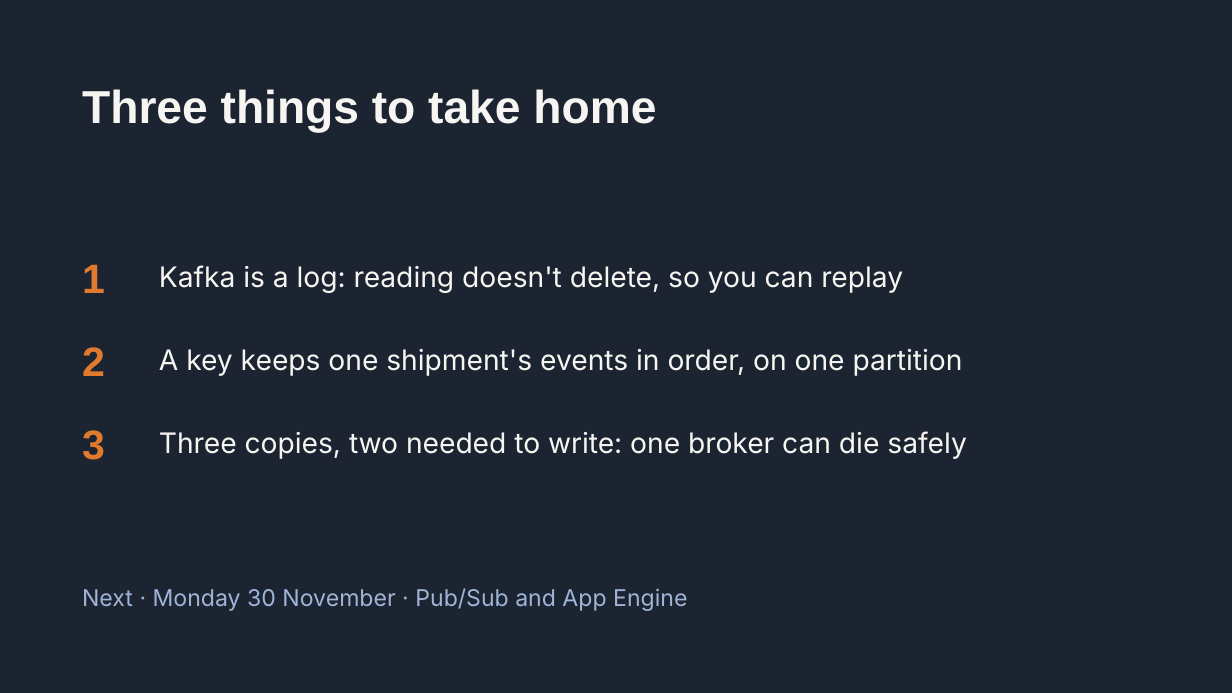
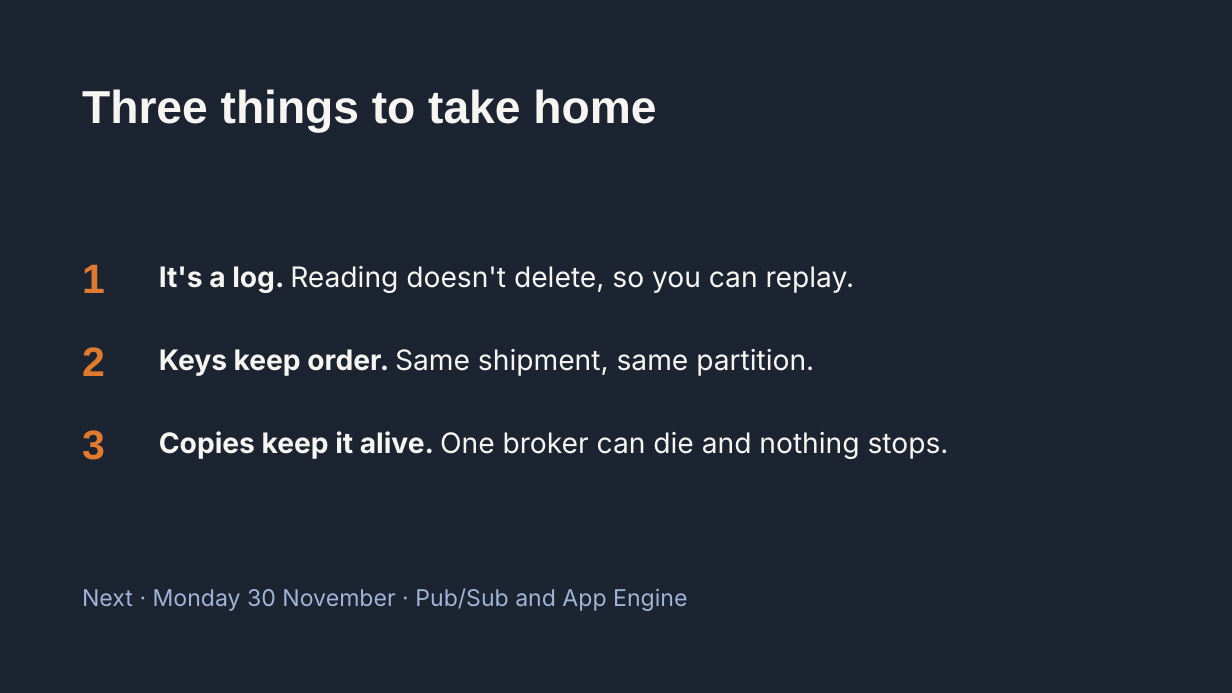
Before and after one commit to 1768SAIKUMAR/cloud-computing-srh, a slide deck: slide 13 of sessions/05-kafka-on-gke/slides/session-05-kafka-on-gke.pptx (slide 19 before the commit). Drawn at 1232x693 pixels with LibreOffice and Linux fonts; fonts in the diff are those of the drawing. Boxes give left, top, right and bottom in pixels: in the first picture for what was removed or moved away, otherwise in the second. Text is boxed around its words. In the diff, an @@ line names an element or a change of style, - is before the commit and + after.

```diff
--- a/sessions/05-kafka-on-gke/slides/session-05-kafka-on-gke.pptx
+++ b/sessions/05-kafka-on-gke/slides/session-05-kafka-on-gke.pptx
@@ text at (x1=159, y1=266, x2=855, y2=293): text changed @@
-Kafka is a log: reading doesn't delete, so you can replay
+It's a log. Reading doesn't delete, so you can replay.
@@ text at (x1=159, y1=349, x2=814, y2=376): text changed @@
-A key keeps one shipment's events in order, on one partition
+Keys keep order. Same shipment, same partition.
@@ text at (x1=159, y1=431, x2=949, y2=459): text changed @@
-Three copies, two needed to write: one broker can die safely
+Copies keep it alive. One broker can die and nothing stops.
```
Also in this commit, not shown: 2 other slides changed, 2 slides added, 8 slides removed.
